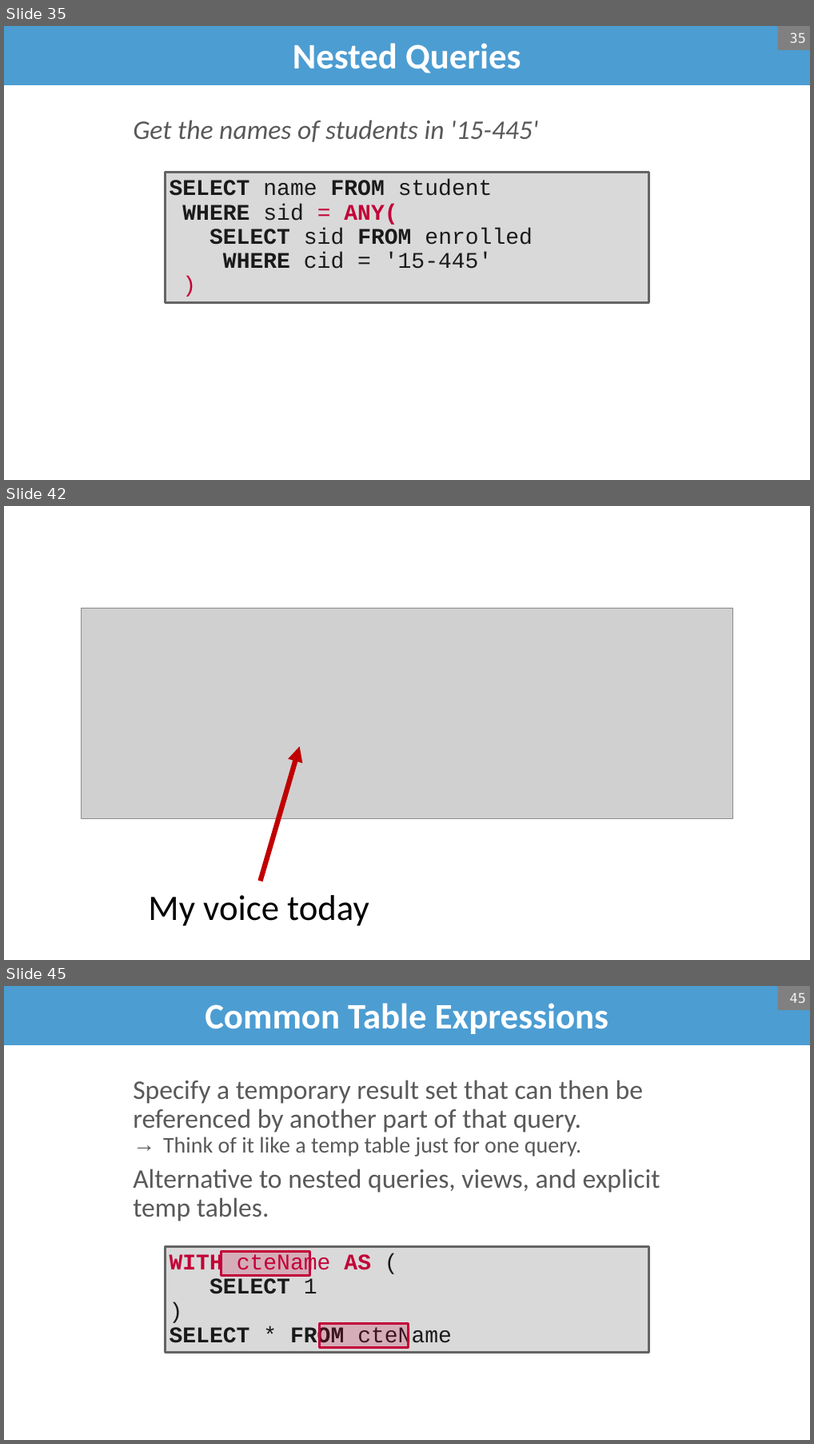
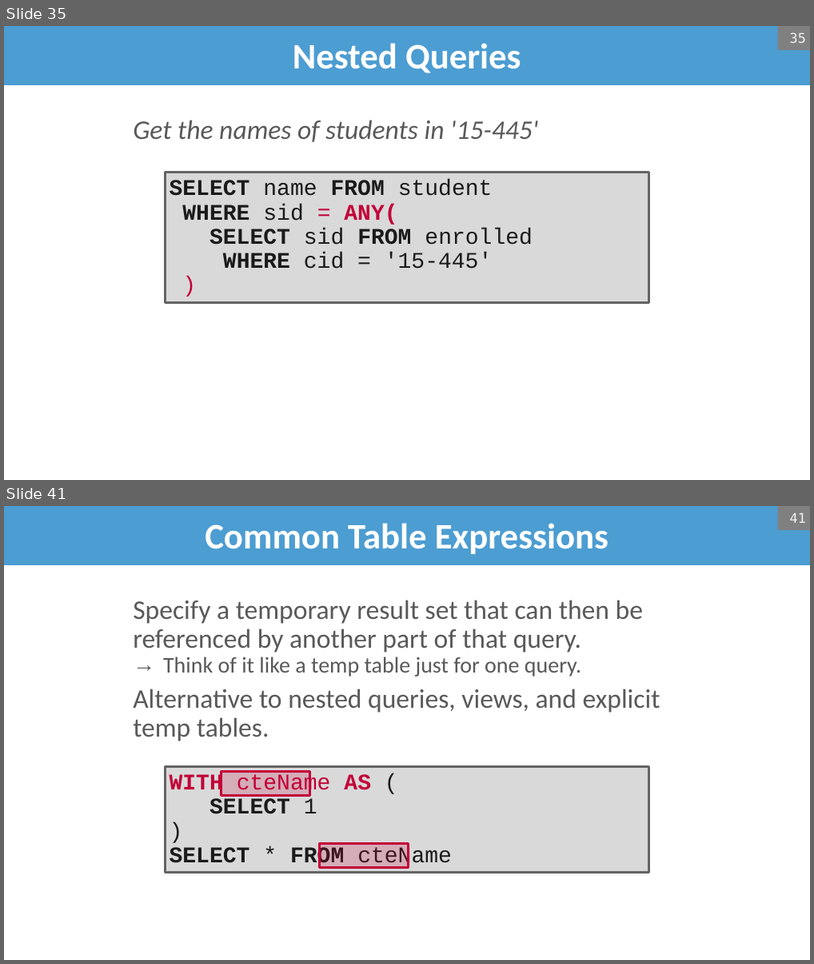
Before and after one commit to bsb20/bsb20.github.io, a slide deck: docs/421_f26/lectures/L2.pptx. Shown one above the other, each under a label of ours: slides 35, 42 and 45 before the commit, slides 35 and 41 after it; the slides between them are not shown. The pictures are 814x1444 and 814x964 pixels, drawn with LibreOffice and Linux fonts; fonts in the diff are those of the drawing; grey boxes stand for pictures; background and template pictures are left out. Boxes give left, top, right and bottom in pixels: in the first picture for what was removed or moved away, otherwise in the second. Text is boxed around its words. In the diff, an @@ line names an element or a change of style, - is before the commit and + after.

```diff
--- a/docs/421_f26/lectures/L2.pptx
+++ b/docs/421_f26/lectures/L2.pptx
@@ slide 42 removed at [4, 506, 810, 960], background #FFFFFF @@
@@ picture removed at [82, 608, 733, 818] @@
@@ arrow removed from (261, 881) to (300, 746) @@
@@ text removed at [148, 895, 370, 926] @@
-My voice today
@@ what was slide 45 is now slide 41 @@
@@ page number at [790, 513, 806, 523]: text changed @@
-45
+41
```
Also in this commit, not shown: 3 slides changed, 4 other slides removed, 1 other file.
